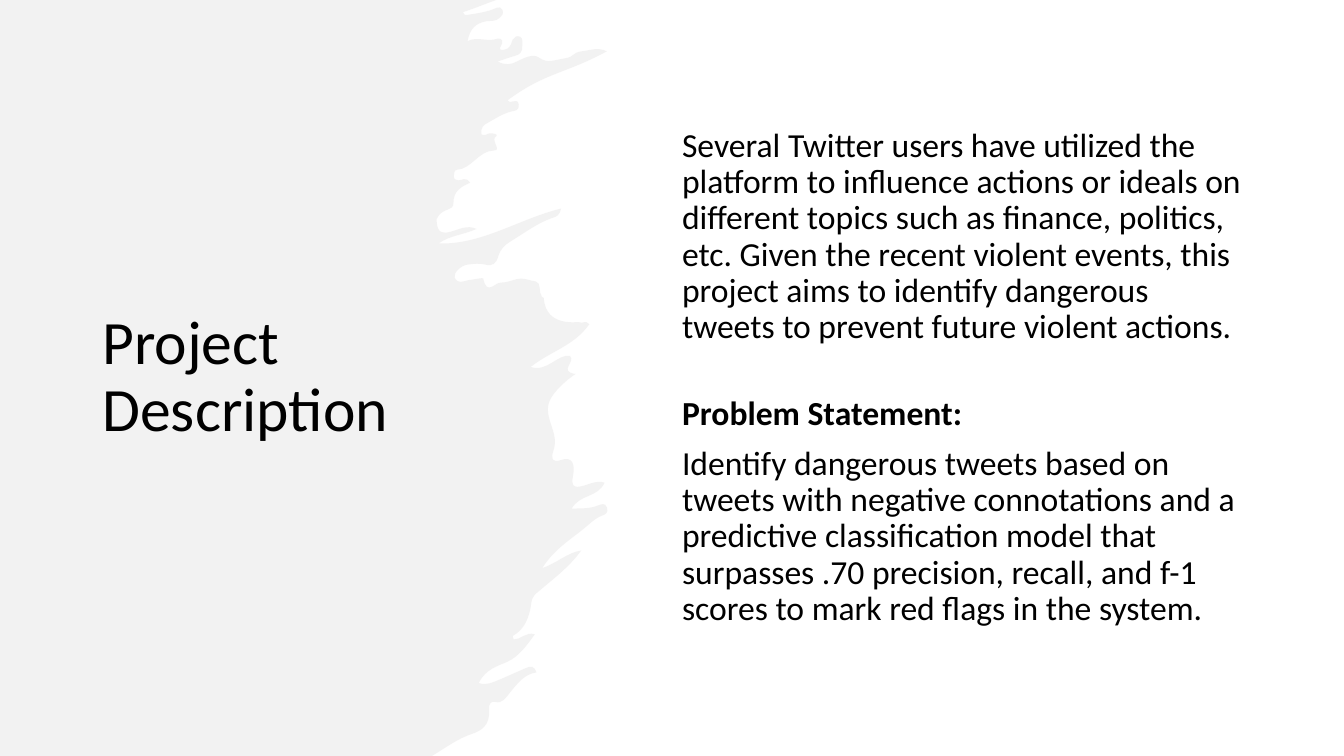
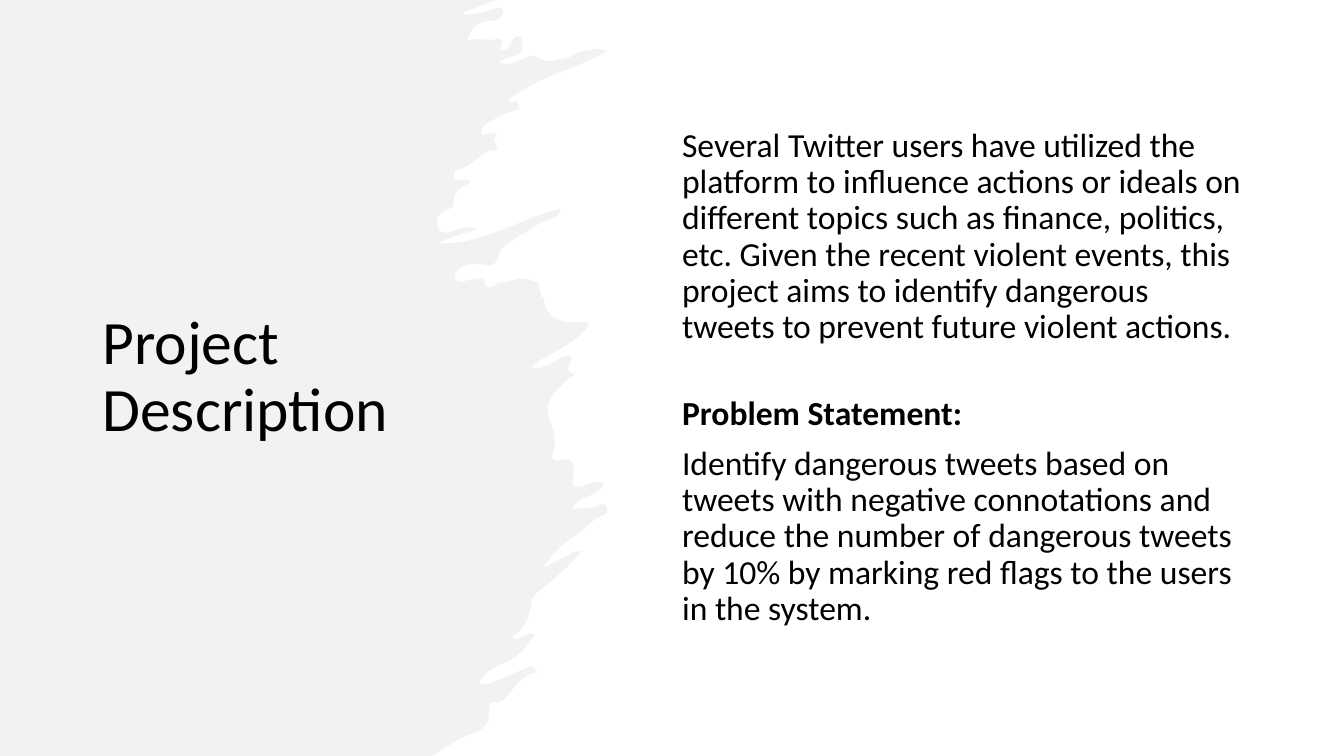
Before and after one commit to lshpaner/twitter_emotions, a slide deck: slide 2 of presentations/Techincal_Presentation.pptx. Drawn at 1344x756 pixels with LibreOffice and Linux fonts; fonts in the diff are those of the drawing. Boxes give left, top, right and bottom in pixels: in the first picture for what was removed or moved away, otherwise in the second. Text is boxed around its words. In the diff, an @@ line names an element or a change of style, - is before the commit and + after.

Commit message:
Updated presentations

```diff
--- a/presentations/Techincal_Presentation.pptx
+++ b/presentations/Techincal_Presentation.pptx
@@ text at [682, 451, 1232, 626]: text changed @@
-Identify dangerous tweets based on tweets with negative connotations and a predictive classification model that surpasses .70 precision, recall, and f-1 scores to mark red flags in the system.
+Identify dangerous tweets based on tweets with negative connotations and reduce the number of dangerous tweets by 10% by marking red flags to the users in the system.
```
Also in this commit, not shown: 3 other files.
